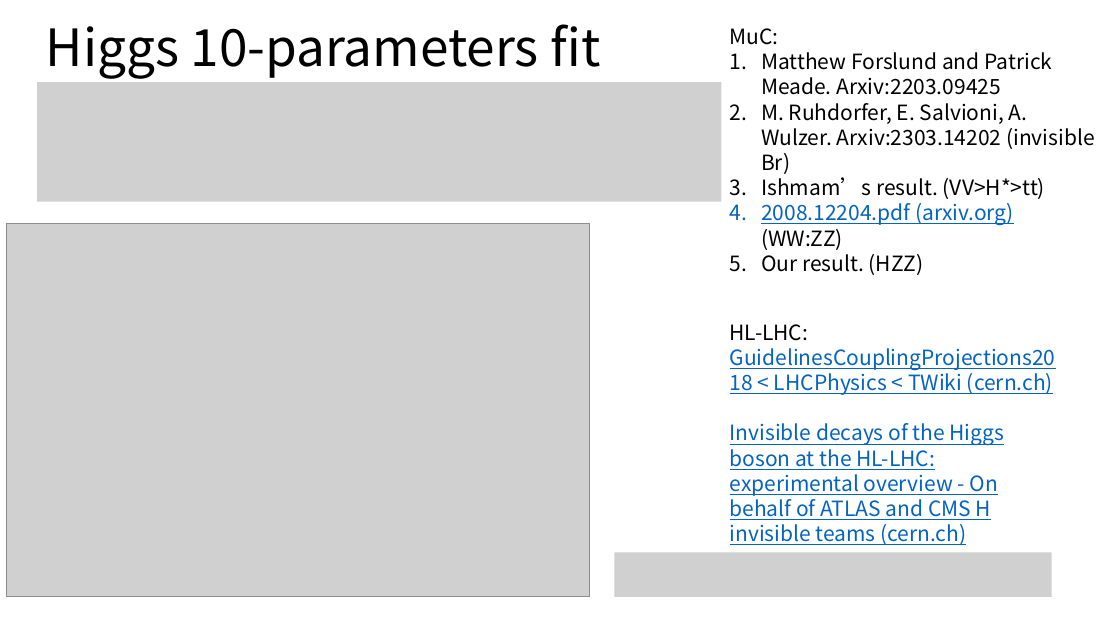
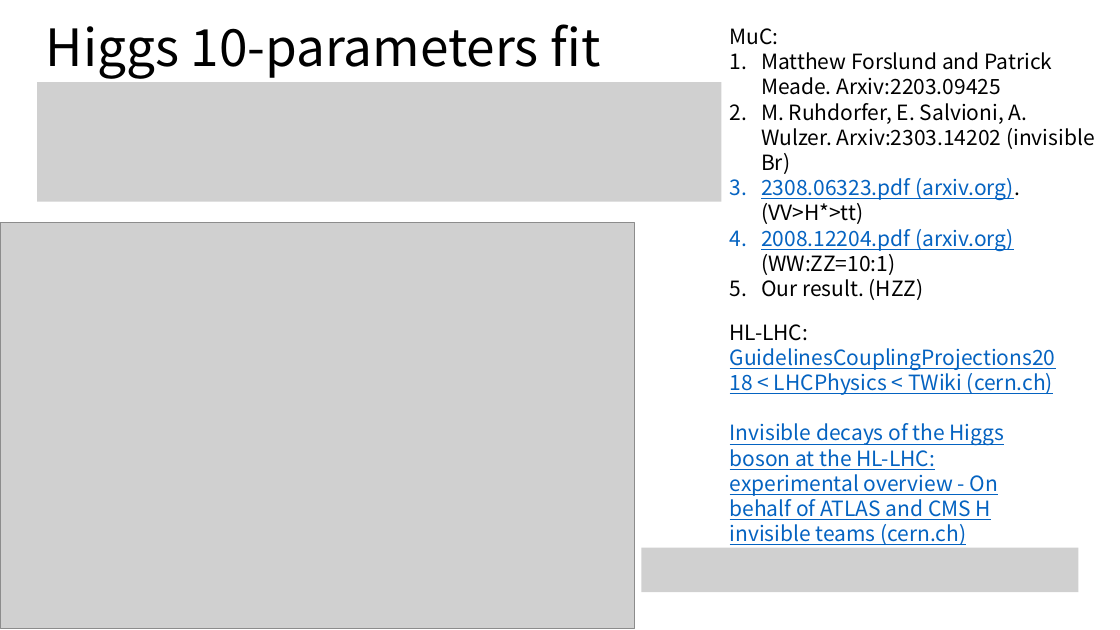
Before and after one commit to ZhenLiuPhys/MuCHiggsInclusive, a slide deck: slide 8 of Previous presentations/HZZ_coupling.pptx. Drawn at 1120x630 pixels with LibreOffice and Linux fonts; fonts in the diff are those of the drawing; grey boxes stand for pictures. Boxes give left, top, right and bottom in pixels: in the first picture for what was removed or moved away, otherwise in the second. Text is boxed around its words. In the diff, an @@ line names an element or a change of style, - is before the commit and + after.

Commit message:
update HZZ slides

```diff
--- a/Previous presentations/HZZ_coupling.pptx
+++ b/Previous presentations/HZZ_coupling.pptx
@@ text at (761, 178, 1020, 275): text changed; text colour #000000 to #0563C1 @@
-3. Ishmam’s result. (VV>H*>tt)
-4. 2008.12204.pdf (arxiv.org) (WW:ZZ)
+3. 2308.06323.pdf (arxiv.org). (VV>H*>tt)
+4. 2008.12204.pdf (arxiv.org) (WW:ZZ=10:1)
@@ picture: place and size @@
-picture at (7, 223, 590, 597)
+picture at (0, 223, 635, 629)
@@ picture: place and size @@
-picture at (615, 553, 1052, 597)
+picture at (641, 548, 1078, 592)
```
Also in this commit, not shown: 1 slide added, 1 slide removed.
